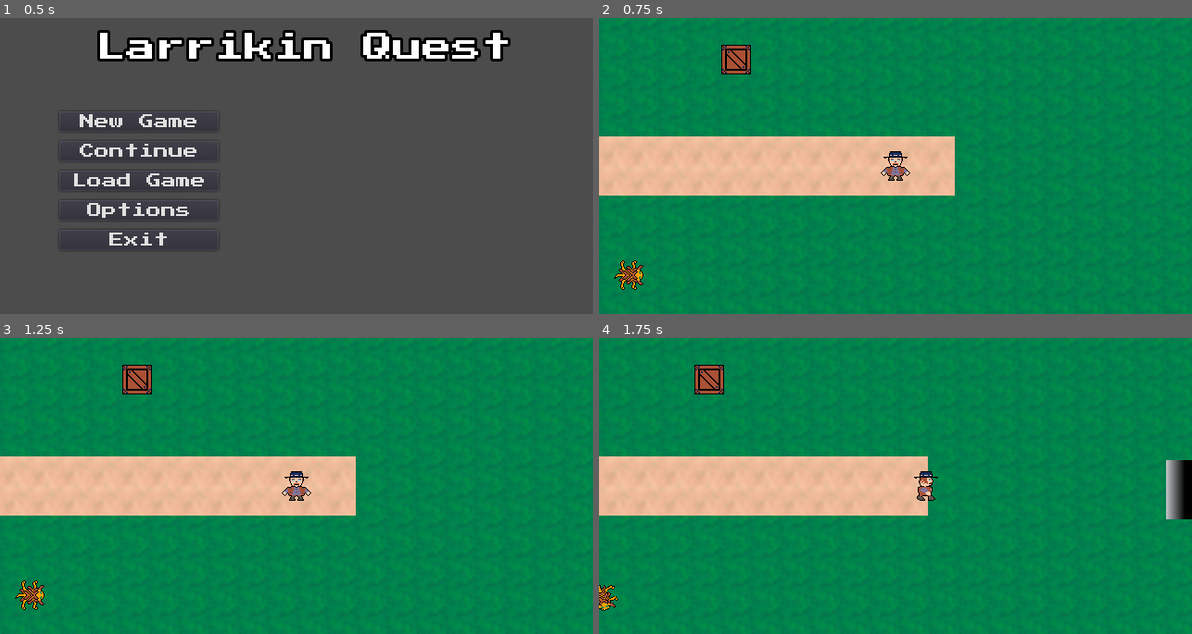
Above: before the commit, frames 1-4 (two rows, left to right).
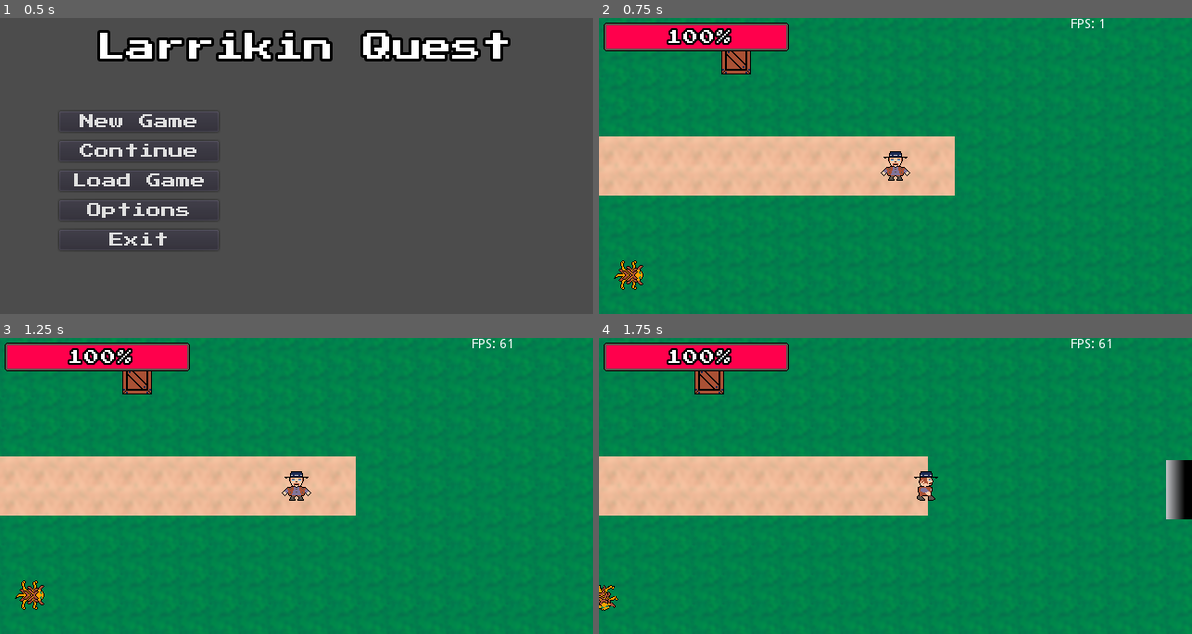
Above: after the commit, the same moments.

Repository: Beetron/2d-aussie-rpg
Game: Godot game, scene res://scene/Master.tscn
The game is run twice, just before and just after one commit, with the same random seed, the same clock (stepped at 60 frames per second) and the same inputs.
Inputs (mouse positions are in pixels of both pictures, inside the frame that each line leads up to):
- Up to frame 1 (0.5 s): no input
- Up to frame 2 (0.75 s): click "New Game" at 0.5 s
- Up to frame 3 (1.25 s): no input
- Up to frame 4 (1.75 s): move the mouse to (1025, 471) at 1.27 s; press the mouse at (1025, 471) at 1.28 s; hold Right (ui_right) from 1.28 s (still down)

Frame 1 is identical in both runs. In frame 2, 3.1% of the frame differs, in the area x 0-86%, y 0-12%; in frame 3, 3.1%, in the area x 0-87%, y 0-12%; in frame 4, 3.1%.

Commit message:
Added player HP bar, added FPS debug

Diff:
--- /dev/null
+++ b/scene/DebugUI.tscn
@@ -0,0 +1,20 @@
+[gd_scene load_steps=2 format=2]
+
+[ext_resource path="res://script/debug_ui.gd" type="Script" id=1]
+
+[node name="DebugUI" type="Control"]
+anchor_right = 1.0
+anchor_bottom = 1.0
+script = ExtResource( 1 )
+__meta__ = {
+"_edit_use_anchors_": false
+}
+
+[node name="FPS Counter" type="Label" parent="."]
+anchor_left = 1.0
+anchor_right = 1.0
+margin_left = -131.0
+margin_bottom = 74.0
+__meta__ = {
+"_edit_use_anchors_": false
+}
--- a/scene/Game.tscn
+++ b/scene/Game.tscn
@@ -1,11 +1,19 @@
-[gd_scene load_steps=3 format=2]
+[gd_scene load_steps=5 format=2]
 
 [ext_resource path="res://script/game.gd" type="Script" id=1]
 [ext_resource path="res://scene/PauseMenu.tscn" type="PackedScene" id=2]
-
+[ext_resource path="res://scene/PlayerUI.tscn" type="PackedScene" id=3]
+[ext_resource path="res://scene/DebugUI.tscn" type="PackedScene" id=4]
 
 [node name="Game" type="Node"]
 pause_mode = 2
 script = ExtResource( 1 )
 
 [node name="PauseMenu" parent="." instance=ExtResource( 2 )]
+layer = 2
+
+[node name="GameUI" type="CanvasLayer" parent="."]
+
+[node name="PlayerUI" parent="GameUI" instance=ExtResource( 3 )]
+
+[node name="DebugUI" parent="GameUI" instance=ExtResource( 4 )]
--- a/scene/PauseMenu.tscn
+++ b/scene/PauseMenu.tscn
@@ -2,8 +2,6 @@
 
 [ext_resource path="res://fonts/title_font.tres" type="DynamicFontData" id=1]
 [ext_resource path="res://script/pause_menu.gd" type="Script" id=2]
-
-
 
 [sub_resource type="DynamicFont" id=1]
 font_data = ExtResource( 1 )
--- a/scene/Player.tscn
+++ b/scene/Player.tscn
@@ -12,7 +12,7 @@
 [ext_resource path="res://anim/PlayerIdleRight.tres" type="Animation" id=10]
 
 [sub_resource type="RectangleShape2D" id=1]
-extents = Vector2( 16, 16 )
+extents = Vector2( 15.9752, 15.7779 )
 
 [sub_resource type="AnimationNodeAnimation" id=2]
 animation = "Down"
@@ -116,6 +116,9 @@
 
 [node name="CollisionShape2D" type="CollisionShape2D" parent="."]
 shape = SubResource( 1 )
+__meta__ = {
+"_edit_lock_": true
+}
 
 [node name="Camera2D" type="Camera2D" parent="."]
 current = true
--- /dev/null
+++ b/scene/PlayerUI.tscn
@@ -0,0 +1,50 @@
+[gd_scene load_steps=5 format=2]
+
+[ext_resource path="res://img/hpbar.png" type="Texture" id=1]
+[ext_resource path="res://img/hpbarbackground.png" type="Texture" id=2]
+[ext_resource path="res://fonts/PressStart2P-Regular.ttf" type="DynamicFontData" id=3]
+
+[sub_resource type="DynamicFont" id=1]
+outline_size = 2
+outline_color = Color( 0, 0, 0, 1 )
+extra_spacing_char = 2
+font_data = ExtResource( 3 )
+
+[node name="PlayerUI" type="Control"]
+anchor_right = 1.0
+anchor_bottom = 1.0
+margin_left = 0.12674
+margin_right = 0.126709
+__meta__ = {
+"_edit_use_anchors_": false
+}
+
+[node name="HealthBar" type="TextureProgress" parent="."]
+margin_left = 5.0
+margin_top = 5.0
+margin_right = 205.0
+margin_bottom = 36.0
+max_value = 3.0
+value = 3.0
+texture_under = ExtResource( 2 )
+texture_progress = ExtResource( 1 )
+__meta__ = {
+"_edit_use_anchors_": false
+}
+
+[node name="HealthPercent" type="Label" parent="HealthBar"]
+anchor_left = 0.5
+anchor_top = 0.5
+anchor_right = 0.5
+anchor_bottom = 0.5
+margin_left = -32.0
+margin_top = -8.0
+margin_right = 32.0
+margin_bottom = 8.0
+custom_fonts/font = SubResource( 1 )
+text = "100%"
+align = 1
+valign = 1
+__meta__ = {
+"_edit_use_anchors_": false
+}
--- a/script/Game.gd
+++ b/script/Game.gd
@@ -50,3 +50,11 @@
 	get_tree().paused = false
 	pause_active = false
 	return
+
+func update_hp_bar(amount):
+	var hpbar = get_node("GameUI/PlayerUI/HealthBar")
+	var hp_percent = get_node("GameUI/PlayerUI/HealthBar/HealthPercent")
+	hpbar.value += amount
+	var hp_text = round(100 * (hpbar.value / hpbar.max_value))
+	hp_percent.text = hp_text as String + "%"
+	return
--- a/script/Player.gd
+++ b/script/Player.gd
@@ -5,6 +5,7 @@
 const Boomerang = preload("res://scene/Boomerang.tscn")
 
 signal weapon_thrown(weapon, player_position, mouse_position, throw_strength)
+signal player_hp_changed(amount)
 
 export var max_speed = 300
 export var acceleration_magnitude = 2500
@@ -29,6 +30,7 @@
 func _ready():
 	equip_weapon(Weapon.BOOMERANG)
 	self.connect("weapon_thrown", get_parent(), "spawn_boomerang")
+	self.connect("player_hp_changed", get_parent(), "player_hp_changed")
 	$AnimationTree.active = true
 	return
 
@@ -74,7 +76,7 @@
 	velocity += acceleration * delta #Apply acceleration
 	velocity = velocity * friction #Apply friction
 
-	#Avoid diagionals being faster
+	#Avoid diagonals being faster
 	if velocity.length() > 0:
 		velocity = velocity.normalized() * clamp(velocity.length(), -max_speed, max_speed)
 	return
@@ -110,14 +112,13 @@
 func take_damage(hit_amount):
 	if($DamageImmunity.is_stopped()):
 		hp = hp - hit_amount
-		print(hp)
+		emit_signal("player_hp_changed", -hit_amount)
 		if(hp <= 0):
 			#GameOver
 			return
 
 		$DamageImmunity.start()
 		$Sprite.modulate = Color(3, 0, 0, 1)
-		#Play hit animation
 	return
 
 
--- /dev/null
+++ b/script/debug_ui.gd
@@ -0,0 +1,10 @@
+extends Control
+
+onready var is_debug = OS.is_debug_build()
+
+func _process(_delta):
+	if(is_debug):
+		var label_text = "FPS: "
+		label_text += Engine.get_frames_per_second() as String
+		$"FPS Counter".text = label_text
+	return
--- a/script/level.gd
+++ b/script/level.gd
@@ -8,10 +8,12 @@
 const Spikes = preload("res://scene/Spikes.tscn")
 
 signal end_of_level_reached
+signal player_hp_changed(amount)
 
 
 func _ready():
 	self.connect("end_of_level_reached", get_parent(), "load_next_level")
+	self.connect("player_hp_changed", get_parent(), "update_hp_bar")
 	return
 
 #func _process(_delta):
@@ -57,3 +59,7 @@
 func end_of_level_reached():
 	emit_signal("end_of_level_reached")
 	return
+
+func player_hp_changed(amount):
+	emit_signal("player_hp_changed", amount)
+	return
Binary file added: img/hpbar.png
Not shown, changed: img/hpbar.png.import
Binary file added: img/hpbarbackground.png
Not shown, added: img/hpbarbackground.png.import
